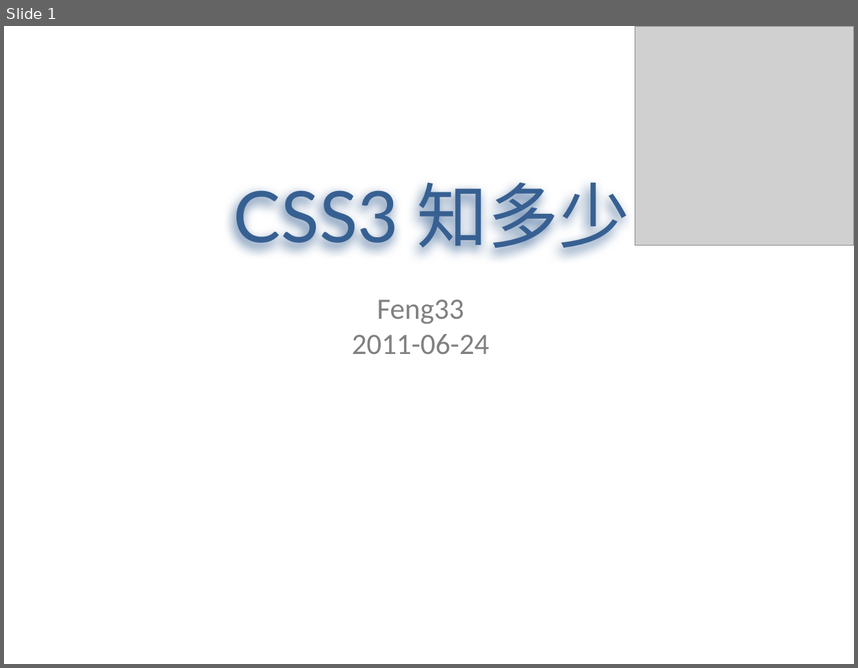
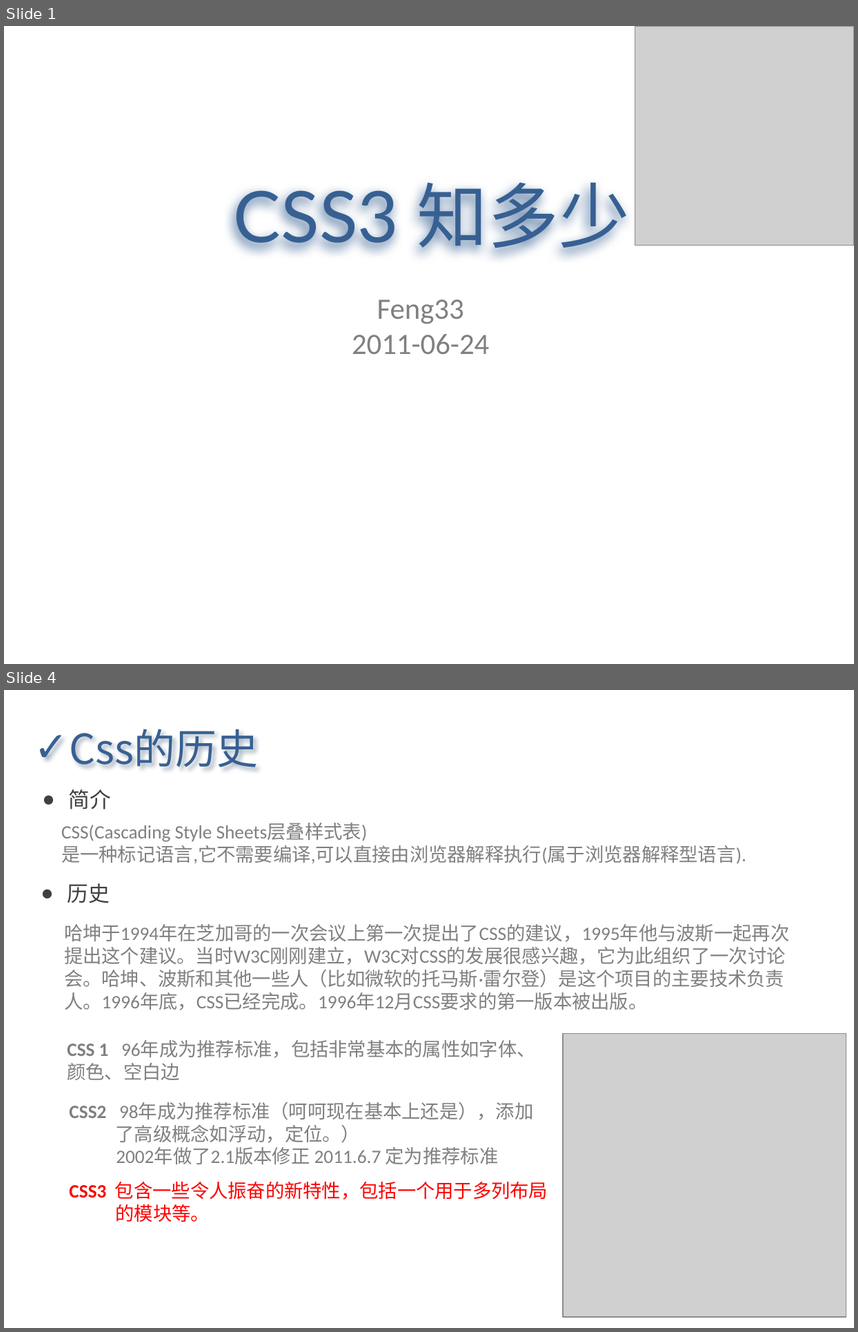
Before and after one commit to Letractively/feng33, a slide deck: ppt/css3知多少2011-06-23.pptx. Shown one above the other, each under a label of ours: slide 1 before the commit, slides 1 and 4 after it; the slides between them are not shown. The pictures are 858x668 and 858x1332 pixels, drawn with LibreOffice and Linux fonts; fonts in the diff are those of the drawing; grey boxes stand for pictures. Boxes give left, top, right and bottom in pixels: in the first picture for what was removed or moved away, otherwise in the second. Text is boxed around its words. In the diff, an @@ line names an element or a change of style, - is before the commit and + after.

```diff
--- a/ppt/css3知多少2011-06-23.pptx
+++ b/ppt/css3知多少2011-06-23.pptx
@@ slide 4 added at <box>4,690,854,1328</box>, background #FFFFFF @@
@@ text added at <box>69,729,258,767</box>, 35 pt, text #376092 @@
+✓ Css的历史
@@ text added at <box>69,789,112,809</box>, 18 pt, text #404040 @@
+● 简介
@@ text added at <box>61,823,746,864</box>, 16 pt, text #808080 @@
+CSS(Cascading Style Sheets层叠样式表)
+是一种标记语言,它不需要编译,可以直接由浏览器解释执行(属于浏览器解释型语言).
@@ text added at <box>67,883,110,903</box>, 18 pt, text #404040 @@
+● 历史
@@ text added at <box>64,924,789,1010</box>, 16 pt, text #808080 @@
+哈坤于1994年在芝加哥的一次会议上第一次提出了CSS的建议，1995年他与波斯一起再次提出这个建议。当时W3C刚刚建立，W3C对CSS的发展很感兴趣，它为此组织了一次讨论会。哈坤、波斯和其他一些人（比如微软的托马斯·雷尔登）是这个项目的主要技术负责人。1996年底，CSS已经完成。1996年12月CSS要求的第一版本被出版。
@@ text added at <box>67,1041,536,1080</box>, 16 pt, text #808080 @@
+CSS 1 96年成为推荐标准，包括非常基本的属性如字体、颜色、空白边
@@ picture added at <box>562,1034,846,1317</box> @@
@@ text added at <box>69,1102,534,1164</box>, 16 pt, text #808080 @@
+CSS2 98年成为推荐标准（呵呵现在基本上还是），添加
+了高级概念如浮动，定位。）
+2002年做了2.1版本修正 2011.6.7 定为推荐标准
@@ text added at <box>69,1181,548,1222</box>, 16 pt, text #FF0000 @@
+CSS3 包含一些令人振奋的新特性，包括一个用于多列布局
+的模块等。
```
Also in this commit, not shown: 12 slides changed, 5 other slides added, 1 slide removed, 37 other files.
